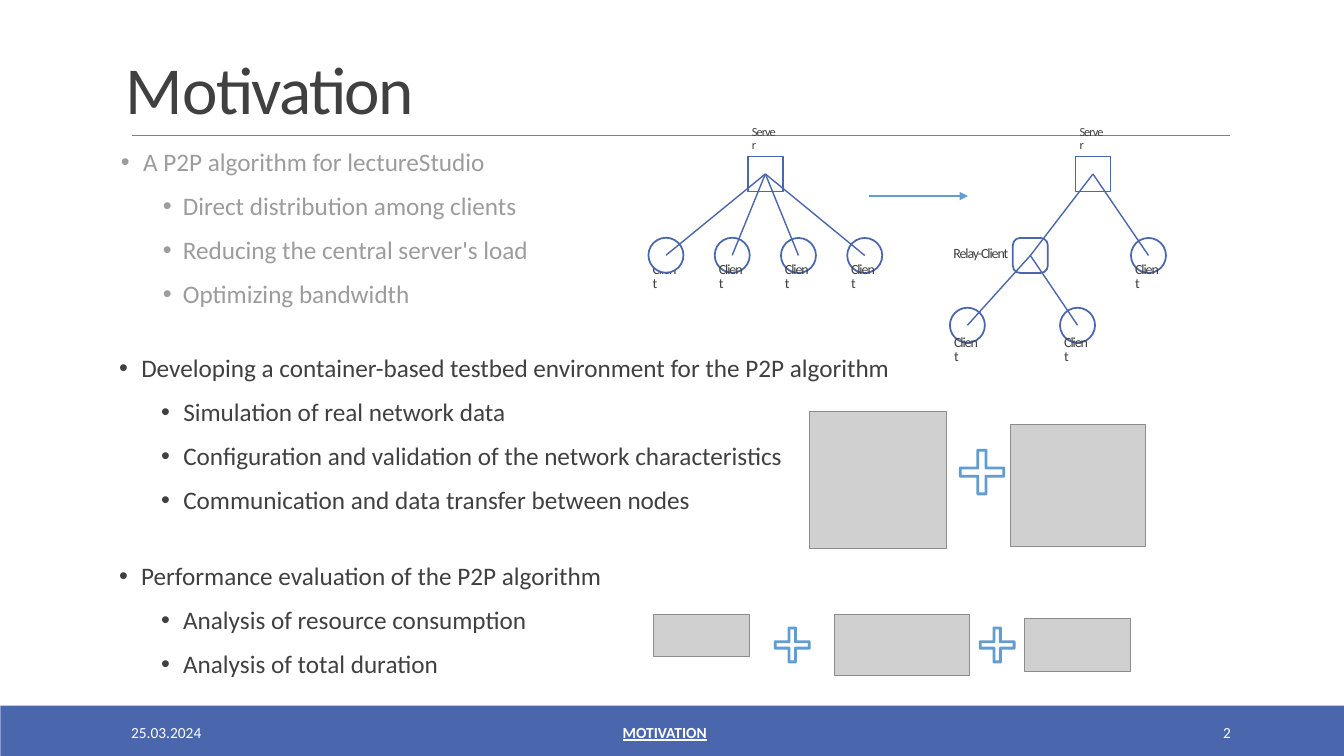
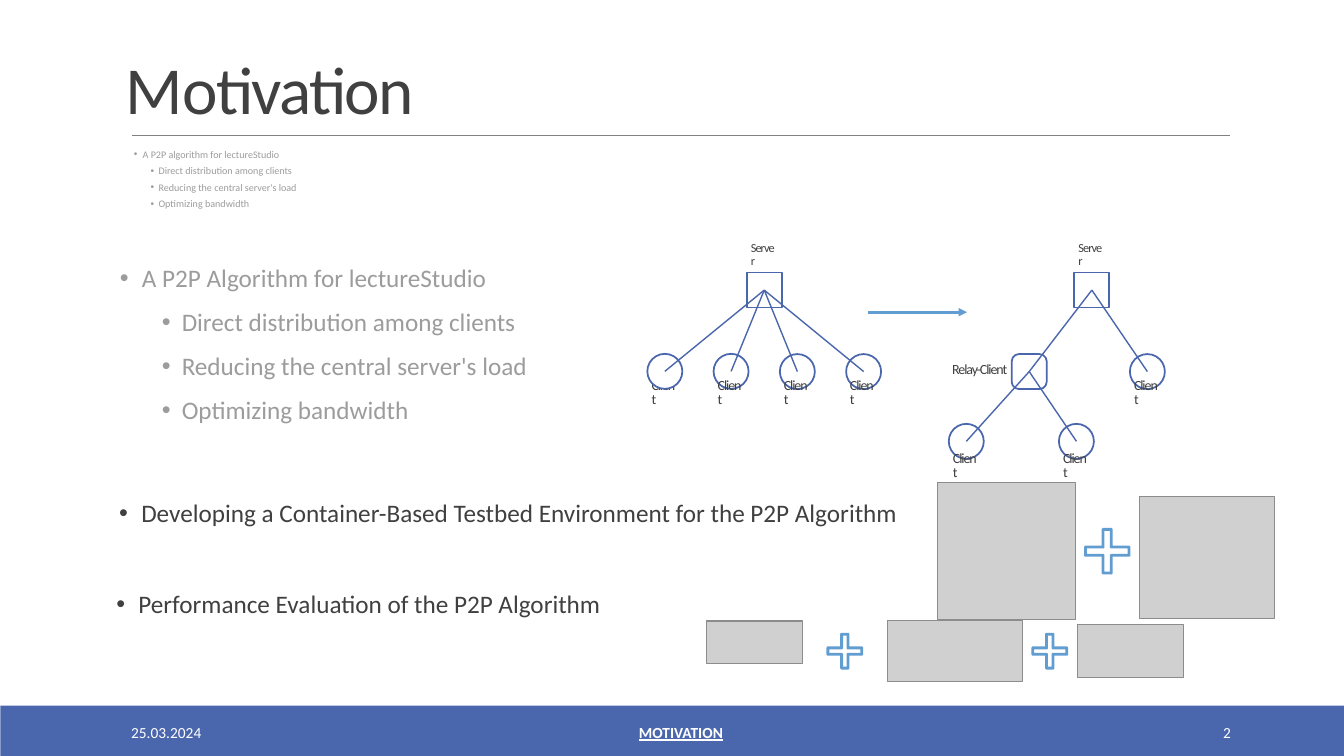
Before and after one commit to oezcankaraca/abschlussvortrag, a slide deck: slide 2 of Abschlussvortrag.pptx. Drawn at 1344x756 pixels with LibreOffice and Linux fonts; fonts in the diff are those of the drawing; grey boxes stand for pictures. Boxes give left, top, right and bottom in pixels: in the first picture for what was removed or moved away, otherwise in the second. Text is boxed around its words. In the diff, an @@ line names an element or a change of style, - is before the commit and + after.

```diff
--- a/Abschlussvortrag.pptx
+++ b/Abschlussvortrag.pptx
@@ text added at (x1=143, y1=151, x2=297, y2=209), 7.2 pt, text #9C9C9C @@
+• A P2P algorithm for lectureStudio
+  • Direct distribution among clients
+  • Reducing the central server's load
+  • Optimizing bandwidth
@@ text at (x1=142, y1=269, x2=486, y2=291): text changed @@
-• A P2P algorithm for lectureStudio
+• A P2P Algorithm for lectureStudio
@@ 7 texts, 6 lines, 3 ellipses, 2 rectangles, 1 arrow, 1 rounded rectangle moved together from (x1=143, y1=132, x2=1148, y2=326) to (x1=142, y1=248, x2=1147, y2=442) @@
@@ line moved from (1030, 255) - (1078, 326) to (1092, 290) - (1029, 372) @@
@@ ellipse moved from (x1=950, y1=308, x2=985, y2=343) to (x1=846, y1=354, x2=881, y2=389) @@
@@ ellipse moved from (x1=1061, y1=308, x2=1096, y2=343) to (x1=1130, y1=354, x2=1166, y2=389) @@
@@ text "Client" moved from (x1=950, y1=345, x2=986, y2=370) to (x1=845, y1=388, x2=881, y2=413) @@
@@ line moved from (1093, 174) - (1030, 255) to (1029, 372) - (1077, 442) @@
@@ text "Client" moved from (x1=1060, y1=345, x2=1096, y2=370) to (x1=1129, y1=388, x2=1166, y2=413) @@
@@ ellipse moved from (x1=848, y1=238, x2=883, y2=273) to (x1=949, y1=424, x2=984, y2=460) @@
@@ ellipse moved from (x1=1131, y1=238, x2=1167, y2=273) to (x1=1060, y1=424, x2=1095, y2=460) @@
@@ text "Client" moved from (x1=846, y1=272, x2=882, y2=297) to (x1=948, y1=461, x2=984, y2=486) @@
@@ text "Client" moved from (x1=1130, y1=272, x2=1167, y2=297) to (x1=1059, y1=461, x2=1095, y2=486) @@
@@ text at (x1=141, y1=504, x2=897, y2=527): text changed @@
-• Developing a container-based testbed environment for the P2P algorithm
-  • Simulation of real network data
-  • Configuration and validation of the network characteristics
-  • Communication and data transfer between nodes
+• Developing a Container-Based Testbed Environment for the P2P Algorithm
@@ picture moved from (x1=810, y1=411, x2=947, y2=548) to (x1=938, y1=483, x2=1075, y2=620) @@
@@ picture moved from (x1=1010, y1=425, x2=1145, y2=547) to (x1=1139, y1=497, x2=1274, y2=619) @@
@@ freeform shape moved from (x1=961, y1=451, x2=1004, y2=494) to (x1=1086, y1=529, x2=1129, y2=573) @@
@@ text at (x1=138, y1=595, x2=600, y2=618): text changed @@
-• Performance evaluation of the P2P algorithm
-  • Analysis of resource consumption
-  • Analysis of total duration
+• Performance Evaluation of the P2P Algorithm
@@ picture moved from (x1=835, y1=615, x2=970, y2=676) to (x1=887, y1=621, x2=1022, y2=682) @@
@@ 2 pictures, 2 freeform shapes moved together from (x1=654, y1=615, x2=1130, y2=673) to (x1=707, y1=621, x2=1184, y2=679) @@
@@ text "MOTIVATION" moved from (x1=623, y1=728, x2=707, y2=741) to (x1=639, y1=728, x2=723, y2=741) @@
@@ text "MOTIVATION" at (x1=639, y1=728, x2=723, y2=741): alignment left to centre @@
```
Also in this commit, not shown: 14 other slides changed, 2 other files.
